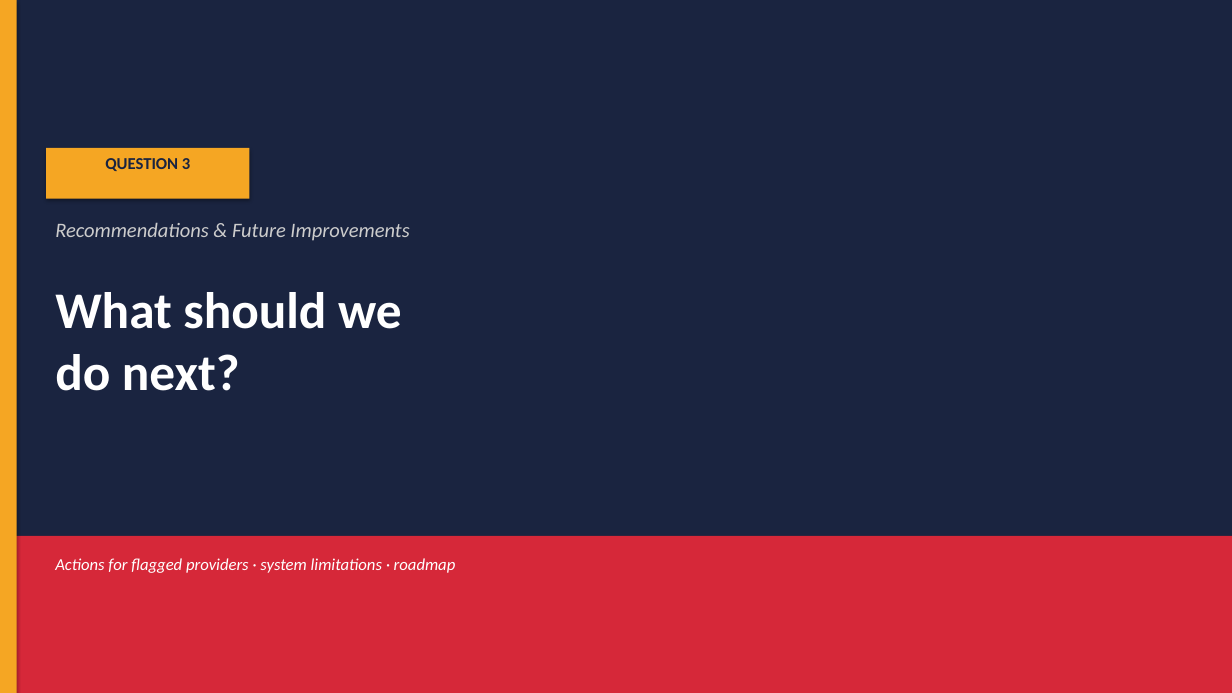
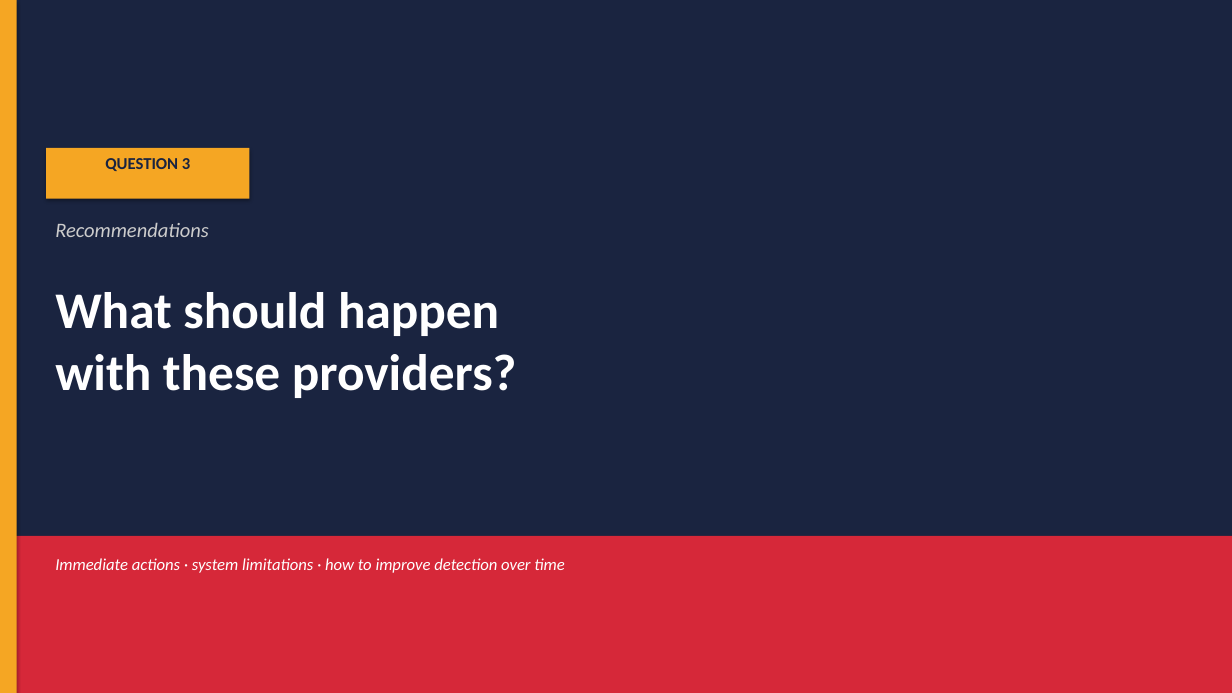
Before and after one commit to MaxwellM34/InsuranceFraudDetection, a slide deck: slide 11 of fraud_ops_presentation_updated.pptx. Drawn at 1232x693 pixels with LibreOffice and Linux fonts; fonts in the diff are those of the drawing. Boxes give left, top, right and bottom in pixels: in the first picture for what was removed or moved away, otherwise in the second. Text is boxed around its words. In the diff, an @@ line names an element or a change of style, - is before the commit and + after.

```diff
--- a/fraud_ops_presentation_updated.pptx
+++ b/fraud_ops_presentation_updated.pptx
@@ text at <box>55,222,209,237</box>: text changed @@
-Recommendations & Future Improvements
+Recommendations
@@ text at <box>55,292,517,398</box>: text changed @@
-What should we
-do next?
+What should happen
+with these providers?
@@ text at <box>55,558,564,573</box>: text changed @@
-Actions for flagged providers · system limitations · roadmap
+Immediate actions · system limitations · how to improve detection over time
```
Also in this commit, not shown: 6 other slides changed, 5 slides added, 5 slides removed.
